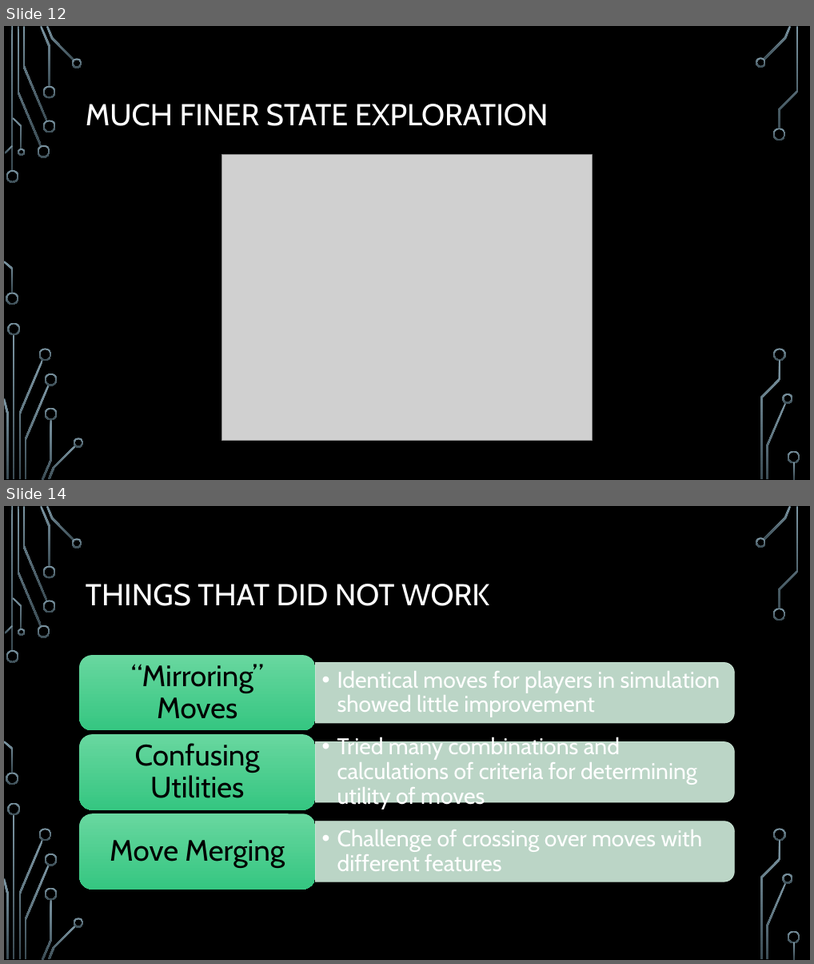
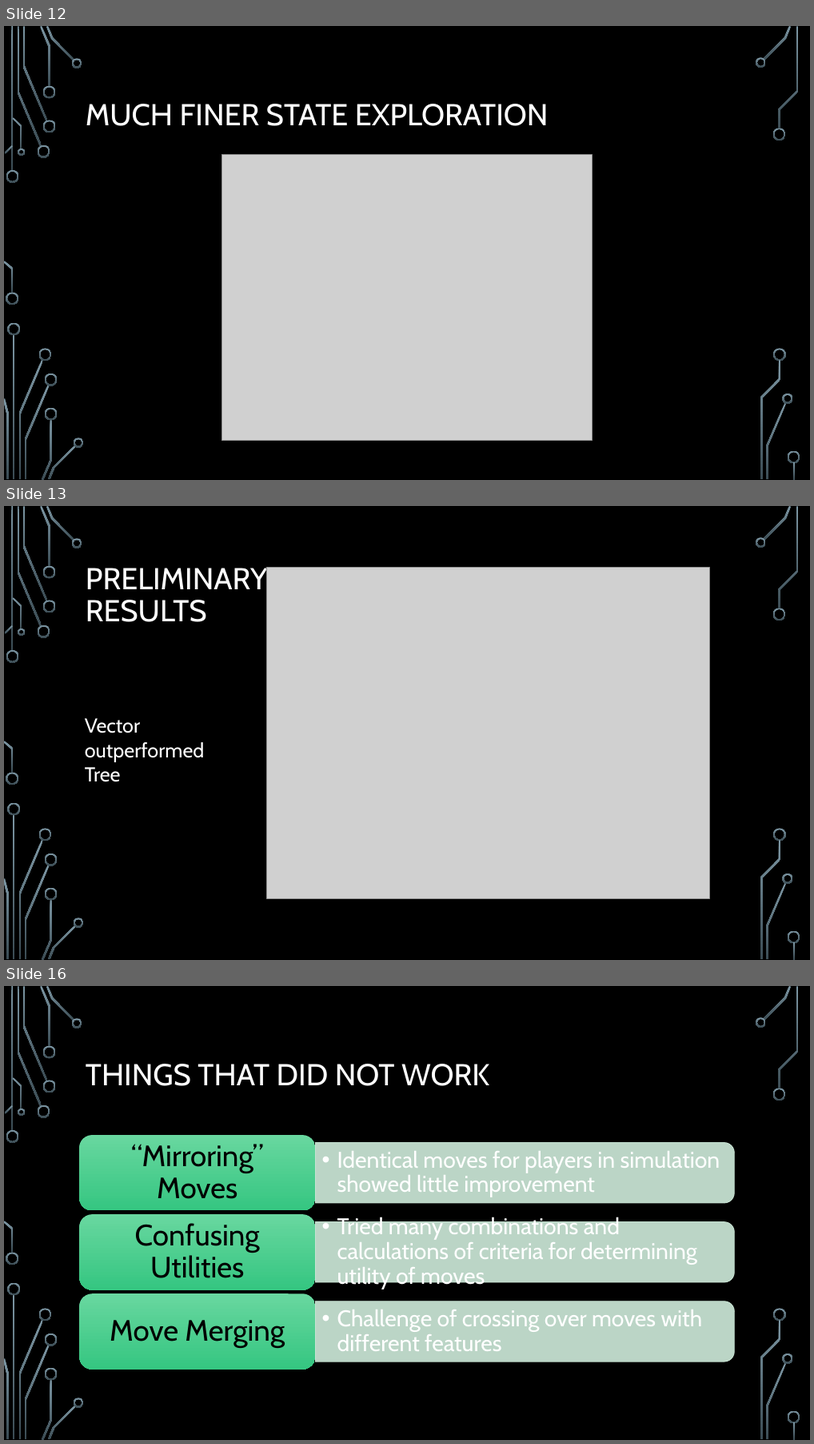
Before and after one commit to acbart/attribute-learning-system, a slide deck: presentation/Attribute Learning System Presentation.pptx. Shown one above the other, each under a label of ours: slides 12 and 14 before the commit, slides 12, 13 and 16 after it; the slides between them are not shown. The pictures are 814x964 and 814x1444 pixels, drawn with LibreOffice and Linux fonts; fonts in the diff are those of the drawing; grey boxes stand for pictures; background and template pictures are left out. Boxes give left, top, right and bottom in pixels: in the first picture for what was removed or moved away, otherwise in the second. Text is boxed around its words. In the diff, an @@ line names an element or a change of style, - is before the commit and + after.

Commit message:
Added preliminary results to PP

```diff
--- a/presentation/Attribute Learning System Presentation.pptx
+++ b/presentation/Attribute Learning System Presentation.pptx
@@ slide 13 added at [4, 506, 810, 960], background picture (left out); not listed: 36 template elements that a slide beside it also shows @@
@@ title added at [86, 567, 268, 622], 36 pt, text #FFFFFF @@
+PRELIMINARY
+RESULTS
@@ picture added at [267, 568, 710, 899] @@
@@ text added at [85, 718, 205, 782], 24 pt, text #FFFFFF @@
+Vector outperformed Tree
@@ what was slide 14 is now slide 16 @@
```
Also in this commit, not shown: 2 other slides added, 1 slide removed.
